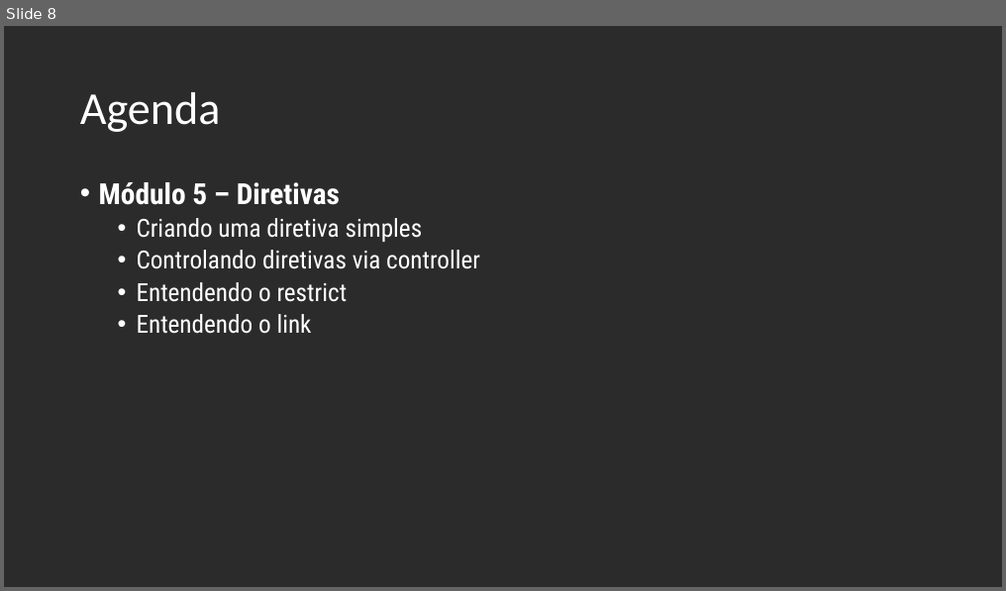
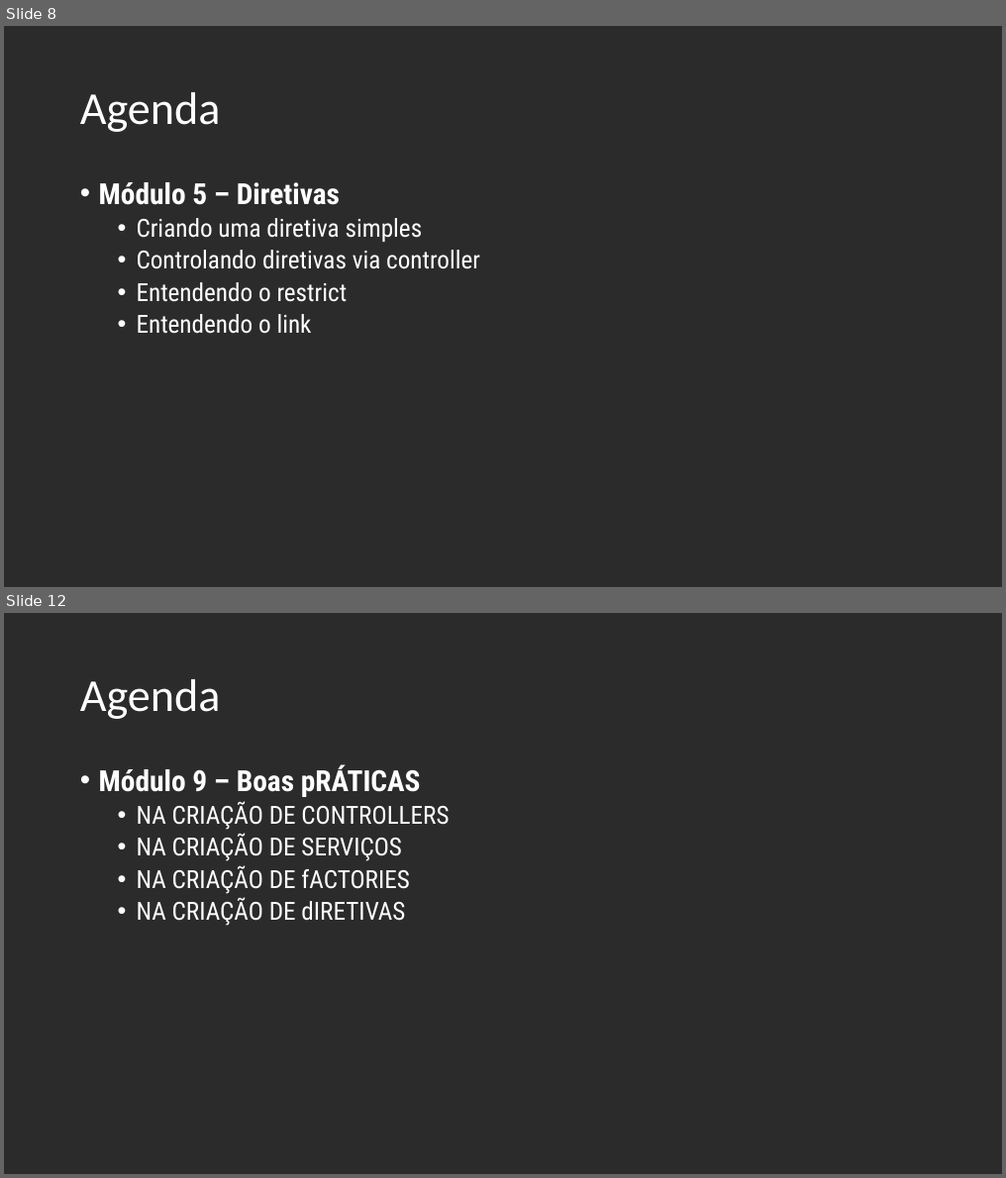
Before and after one commit to andrebaltieri/5500, a slide deck: Apresentações/Modulo 1/M01A01.pptx. Shown one above the other, each under a label of ours: slide 8 before the commit, slides 8 and 12 after it; the slides between them are not shown. The pictures are 1006x591 and 1006x1178 pixels, drawn with LibreOffice and Linux fonts; fonts in the diff are those of the drawing; background and template pictures are left out; a plain dark background stands for a picture behind light text. Boxes give left, top, right and bottom in pixels: in the first picture for what was removed or moved away, otherwise in the second. Text is boxed around its words. In the diff, an @@ line names an element or a change of style, - is before the commit and + after.

```diff
--- a/Apresentações/Modulo 1/M01A01.pptx
+++ b/Apresentações/Modulo 1/M01A01.pptx
@@ slide 12 added at [4,613,1002,1174], background picture (left out) @@
@@ title added at [80,679,221,719], 44 pt, text #FFFFFF @@
+Agenda
@@ text added at [99,764,449,926], 24 pt, text #FFFFFF @@
+• Módulo 9 – Boas pRÁTICAS
+  • NA CRIAÇÃO DE CONTROLLERS
+  • NA CRIAÇÃO DE SERVIÇOS
+  • NA CRIAÇÃO DE fACTORIES
+  • NA CRIAÇÃO DE dIRETIVAS
```
Also in this commit, not shown: 6 slides changed, 1 other slide added, 38 other files.
